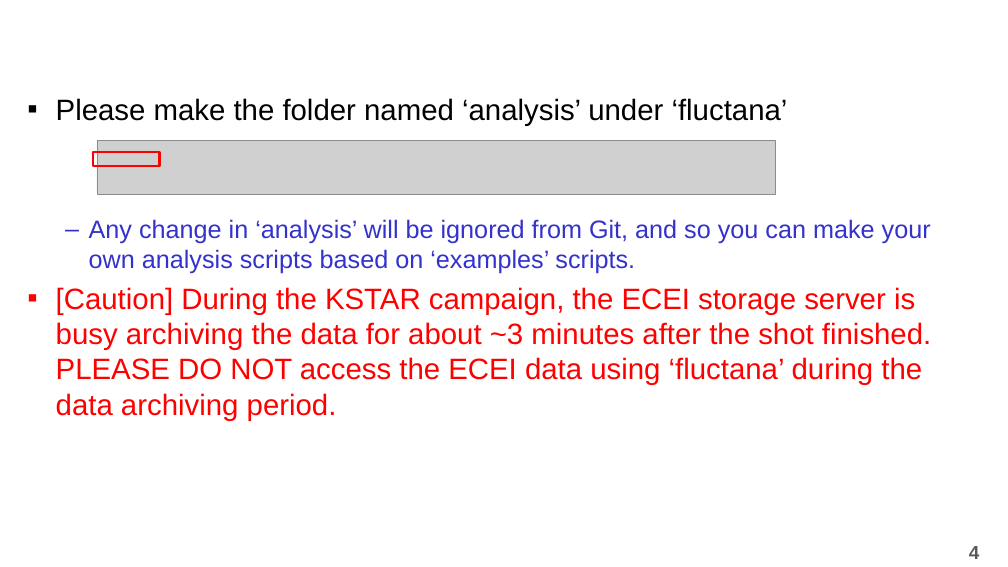
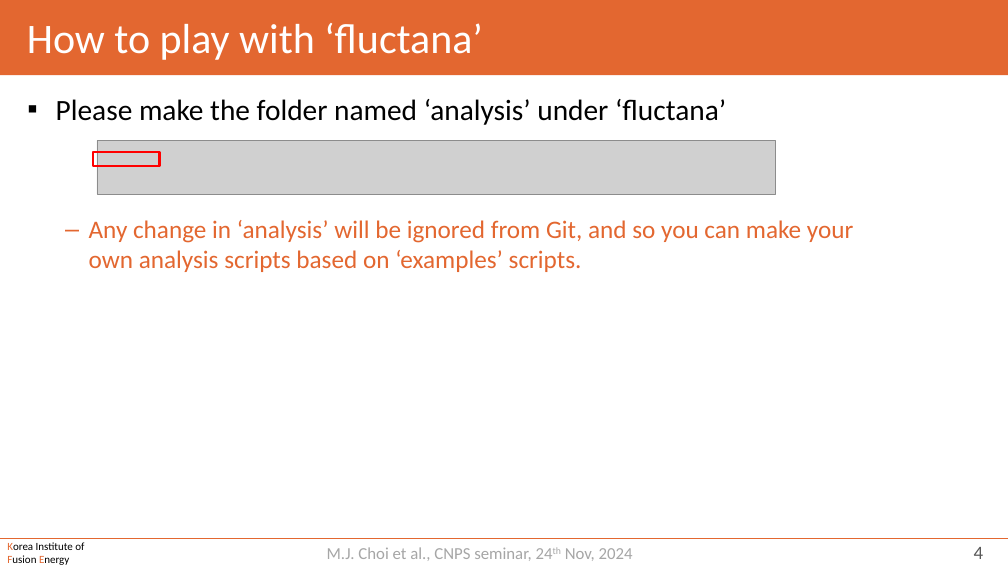
Before and after one commit to minjunJchoi/fluctana, a slide deck: slide 4 of docs/basic_instruction.pptx. Drawn at 1008x567 pixels with LibreOffice and Linux fonts; fonts in the diff are those of the drawing; grey boxes stand for pictures; background and template pictures are left out. Boxes give left, top, right and bottom in pixels: in the first picture for what was removed or moved away, otherwise in the second. Text is boxed around its words. In the diff, an @@ line names an element or a change of style, - is before the commit and + after.

```diff
--- a/docs/basic_instruction.pptx
+++ b/docs/basic_instruction.pptx
@@ title "How to play with ‘fluctana’" at (0,0,1008,75): fill none to #E36730 @@
@@ title at (27,23,483,60): text changed; font Arial to Calibri; bold off @@
-A guideline to play with ‘fluctana’
+How to play with ‘fluctana’
@@ text "Please make the folder named ..." at (56,99,853,272): font Arial to Calibri; text colour #3333CC to #E36730 in "Any change in ‘analysis’ will be ignored ..." @@
@@ text at (56,287,931,421): paragraph removed @@
-▪ [Caution] During the KSTAR campaign, the ECEI storage server is busy archiving the data for about ~3 minutes after the shot finished.
-  PLEASE DO NOT access the ECEI data using ‘fluctana’ during the data archiving period.
@@ line added from (0, 538) to (1008, 538), #E36730 1.25 pt @@
@@ text added at (7,542,84,565), 10.5 pt, text #000000 @@
+Korea Institute of
+Fusion Energy
@@ text added at (327,547,633,561), 16 pt, text #A6A6A6 @@
+M.J. Choi et al., CNPS seminar, 24th Nov, 2024
@@ page number at (974,547,984,559): font Arial to Calibri, bold off @@
```
Also in this commit, not shown: 3 other slides changed, 1 other file.
